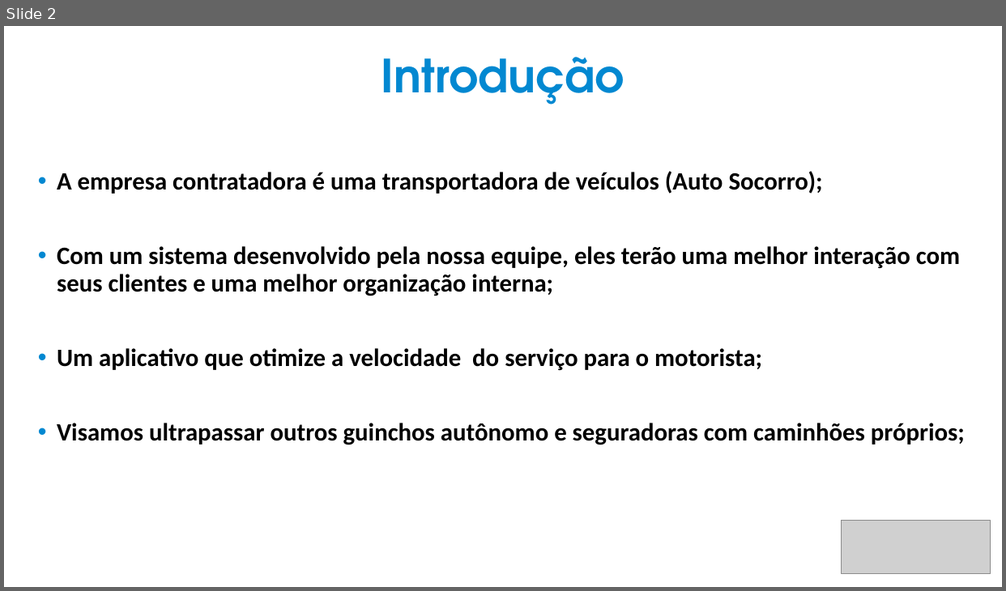
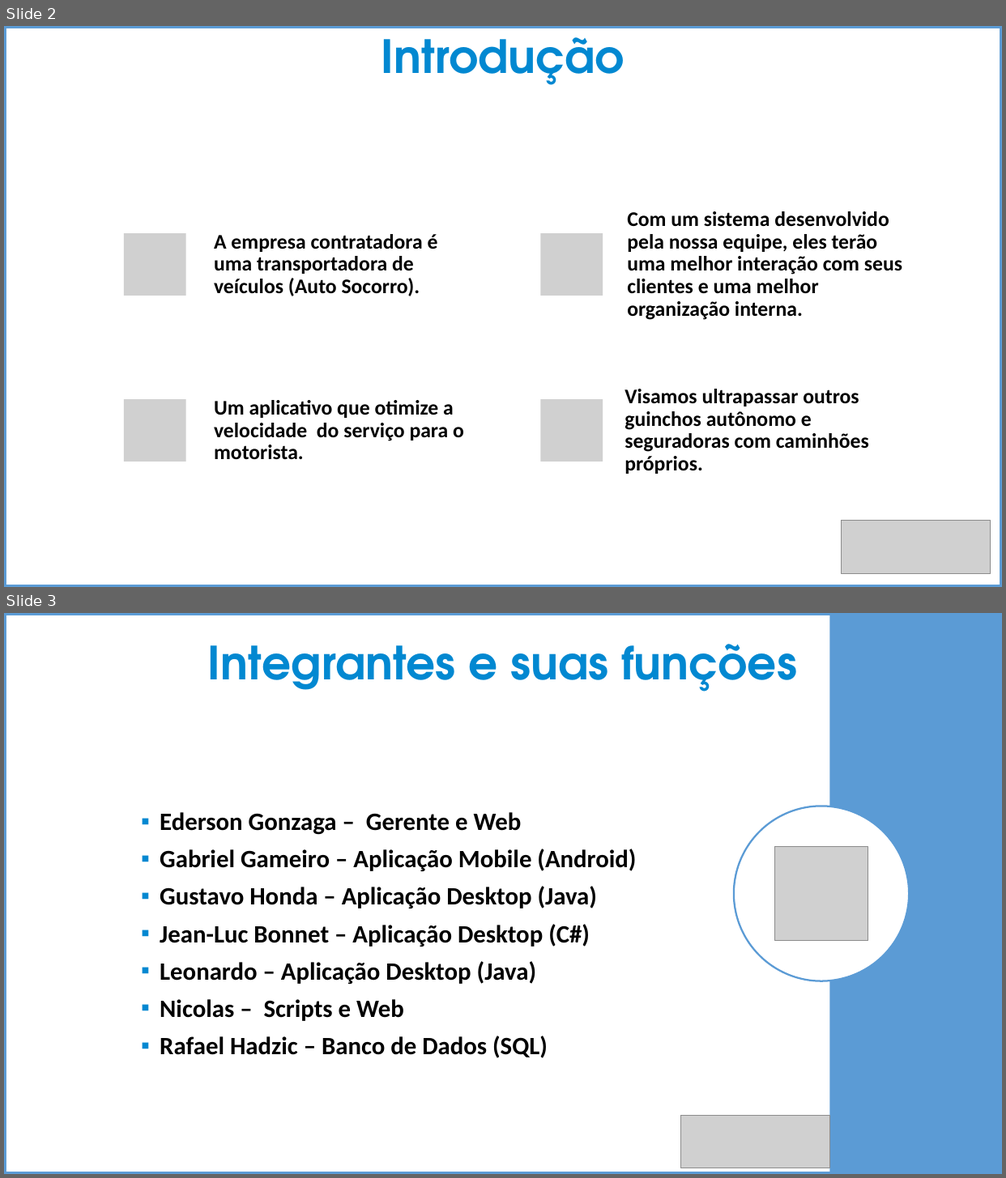
Before and after one commit to tcc-grupo-e/TCC, a slide deck: TCC.pptx. Shown one above the other, each under a label of ours: slide 2 before the commit, slides 2 and 3 after it. The pictures are 1006x591 and 1006x1178 pixels, drawn with LibreOffice and Linux fonts; fonts in the diff are those of the drawing; grey boxes stand for pictures. Boxes give left, top, right and bottom in pixels: in the first picture for what was removed or moved away, otherwise in the second. Text is boxed around its words. In the diff, an @@ line names an element or a change of style, - is before the commit and + after.

```diff
--- a/TCC.pptx
+++ b/TCC.pptx
@@ slide 3 added at (4,613,1002,1174), background #FFFFFF @@
@@ rectangle added at (4,613,1002,1174), outline #5B9BD5 4.5 pt @@
@@ rectangle added at (829,613,1002,1174), fill #5B9BD5 @@
@@ text added at (208,644,797,692), 44 pt, text #0288D1, bold @@
+Integrantes e suas funções
@@ ellipse added at (734,806,909,982), fill #FFFFFF, outline #5B9BD5 1.75 pt @@
@@ text added at (160,812,636,1059), 24 pt, text #000000, bold @@
+▪ Ederson Gonzaga – Gerente e Web
+▪ Gabriel Gameiro – Aplicação Mobile (Android)
+▪ Gustavo Honda – Aplicação Desktop (Java)
+▪ Jean-Luc Bonnet – Aplicação Desktop (C#)
+▪ Leonardo – Aplicação Desktop (Java)
+▪ Nicolas – Scripts e Web
+▪ Rafael Hadzic – Banco de Dados (SQL)
@@ picture added at (775,847,868,941) @@
@@ picture added at (681,1115,829,1169) @@
@@ slide 2 changed as well @@
@@ text "Introdução" rewrapped from (381,57,624,105) to (381,26,624,85) @@
@@ rectangle added at (4,26,1002,587), outline #5B9BD5 4.5 pt @@
@@ text removed at (57,171,965,446) @@
-• A empresa contratadora é uma transportadora de veículos (Auto Socorro);
-• Com um sistema desenvolvido pela nossa equipe, eles terão uma melhor interação com seus clientes e uma melhor organização interna;
-• Um aplicativo que otimize a velocidade do serviço para o motorista;
-• Visamos ultrapassar outros guinchos autônomo e seguradoras com caminhões próprios;
@@ group added at (83,211,902,484): 4 ellipses, 4 pictures, 4 texts @@
+A empresa contratadora é uma transportadora de veículos (Auto Socorro).
+Com um sistema desenvolvido pela nossa equipe, eles terão uma melhor interação com seus clientes e uma melhor organização interna.
+Um aplicativo que otimize a velocidade do serviço para o motorista.
+Visamos ultrapassar outros guinchos autônomo e seguradoras com caminhões próprios.
```
Also in this commit, not shown: 11 other slides changed, 8 other slides added, 2 slides removed.
